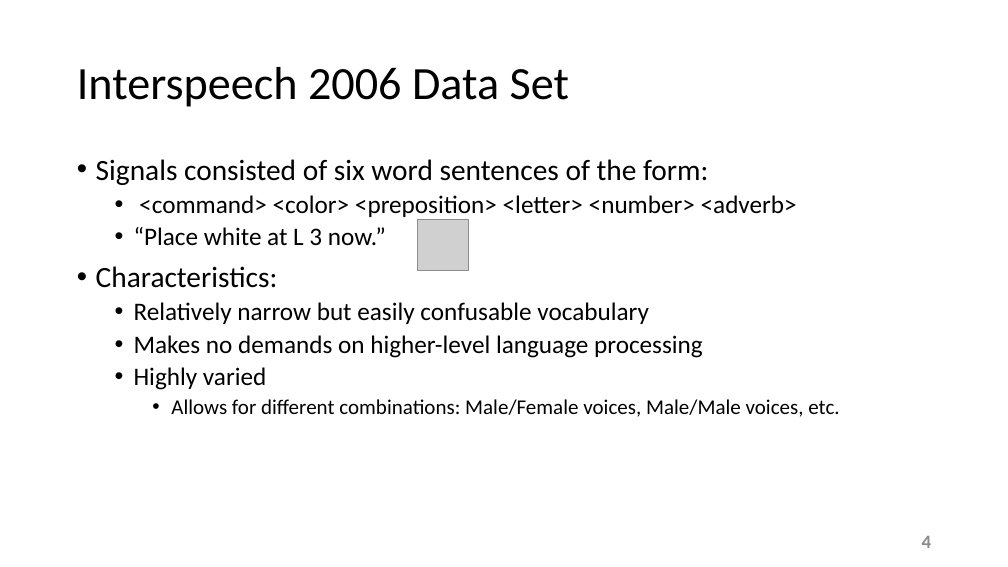
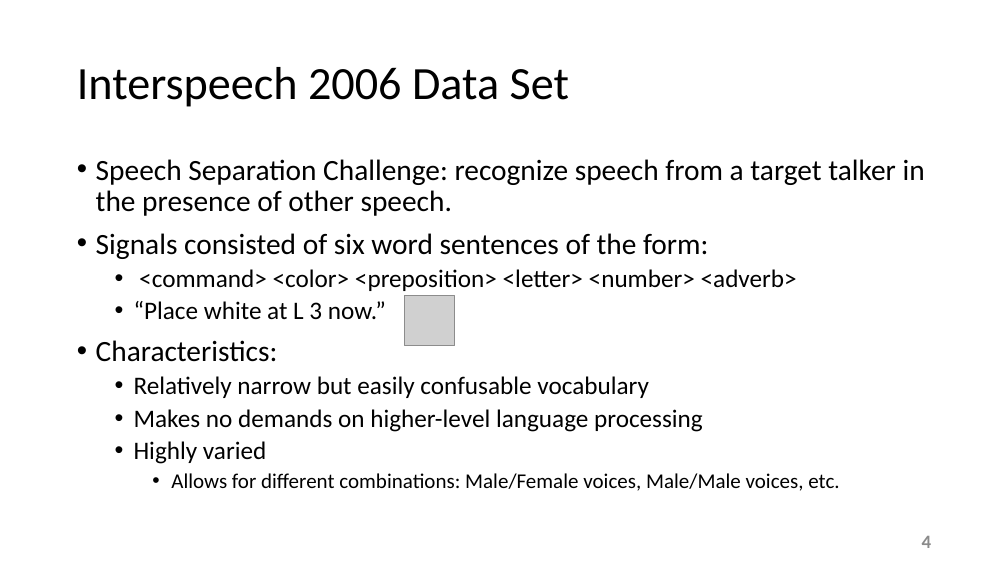
Before and after one commit to esaracin/compressive-sensing-cocktail-party-problem, a slide deck: slide 4 of slide/slides.pptx. Drawn at 1008x567 pixels with LibreOffice and Linux fonts; fonts in the diff are those of the drawing; grey boxes stand for pictures; background and template pictures are left out. Boxes give left, top, right and bottom in pixels: in the first picture for what was removed or moved away, otherwise in the second. Text is boxed around its words. In the diff, an @@ line names an element or a change of style, - is before the commit and + after.

Commit message:
adding

```diff
--- a/slide/slides.pptx
+++ b/slide/slides.pptx
@@ text at bbox=[96, 159, 925, 216]: paragraph added @@
+• Speech Separation Challenge: recognize speech from a target talker in the presence of other speech.
@@ picture: place and size @@
-picture at bbox=[418, 220, 469, 271]
+picture at bbox=[405, 296, 455, 346]
```
